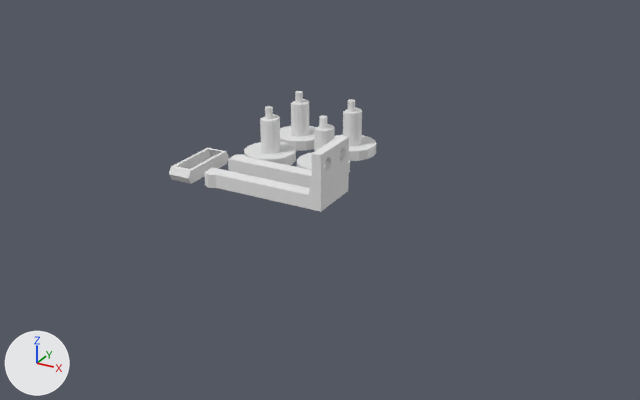
Renders of the Blender file electronics-mounts/electronics-mounts.blend from each side of a commit.
The view is the same before and after, from a camera (50 mm lens) standing at (132.1, -211.0, 99.5) and looking at (25.5, -17.1, 2.6). The axes (+X, +Y, +Z) are drawn at lower left. The lights are the same throughout.

The first picture shows 'standoff', 'wire-route'.
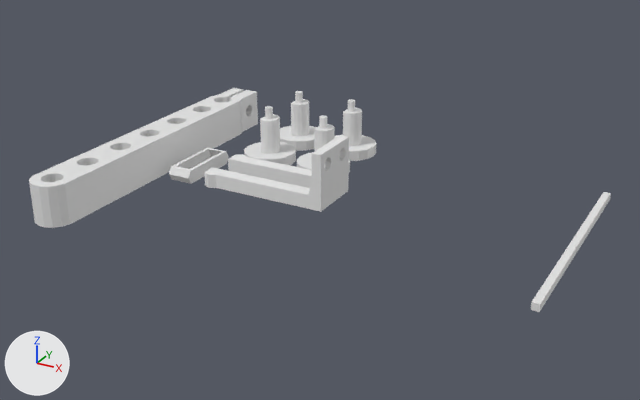
What changed in the scene script:
```text
Add me_cylinder_001:
    me_cylinder_001.from_pydata(...)  # 340 vertices, 194 faces; spans x -0.9..1.1, y -10.7..6.1, z 0.0..2.0
Add me_cube_001:
    me_cube_001.from_pydata(...)  # a box spanning x -1.0..1.0, y -1.0..1.0, z -1.0..1.0
Add ob_pot_armeture:
    ob_pot_armeture = bpy.data.objects.new('pot-armeture', me_cylinder_001)
    ob_pot_armeture.location = (-33.5, 0.0, 0.0)
    ob_pot_armeture.scale = (5.78, 5.78, 5.78)
Add ob_70mm:
    ob_70mm = bpy.data.objects.new('70mm', me_cube_001)
    ob_70mm.location = (92.1, -5.5, 0.1)
    ob_70mm.scale = (1.0, 35.0, 1.0)
```

Where the change shows, as pixel boxes [x1, y1, x2, y2] in the pictures (640 x 400 px):
'pot-armeture', added
    after: [29, 88, 258, 228]
'70mm', added
    after: [531, 192, 611, 312]
